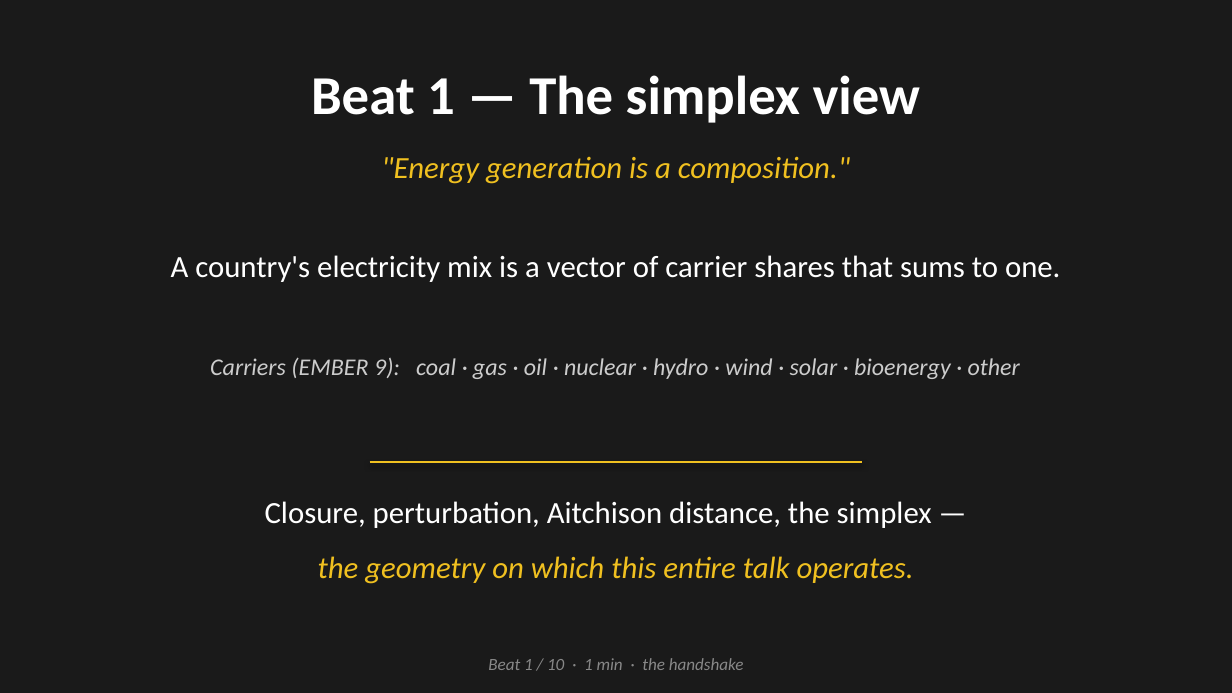
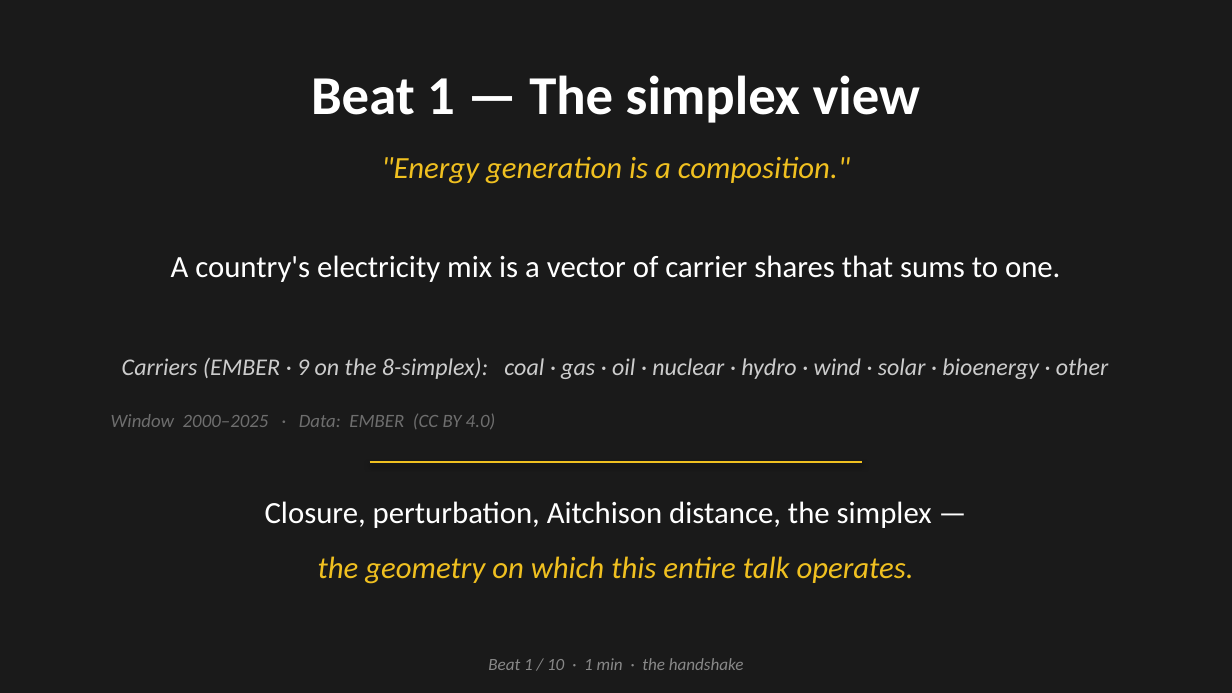
Before and after one commit to PeterHiggins19/higgins-decomposition, a slide deck: slide 2 of CODA-Association/CODAwork2026/CodaWork2026_Talk_2026-05-13.pptx. Drawn at 1232x693 pixels with LibreOffice and Linux fonts; fonts in the diff are those of the drawing. Boxes give left, top, right and bottom in pixels: in the first picture for what was removed or moved away, otherwise in the second. Text is boxed around its words. In the diff, an @@ line names an element or a change of style, - is before the commit and + after.

```diff
--- a/CODA-Association/CODAwork2026/CodaWork2026_Talk_2026-05-13.pptx
+++ b/CODA-Association/CODAwork2026/CodaWork2026_Talk_2026-05-13.pptx
@@ text at bbox=[122, 358, 1108, 379]: text changed @@
-Carriers (EMBER 9): coal · gas · oil · nuclear · hydro · wind · solar · bioenergy · other
+Carriers (EMBER · 9 on the 8-simplex): coal · gas · oil · nuclear · hydro · wind · solar · bioenergy · other
@@ text added at bbox=[111, 414, 496, 429], 11 pt, text #6E6E6E, italic @@
+Window 2000–2025 · Data: EMBER (CC BY 4.0)
```
Also in this commit, not shown: 3 other slides changed, 18 other files.
